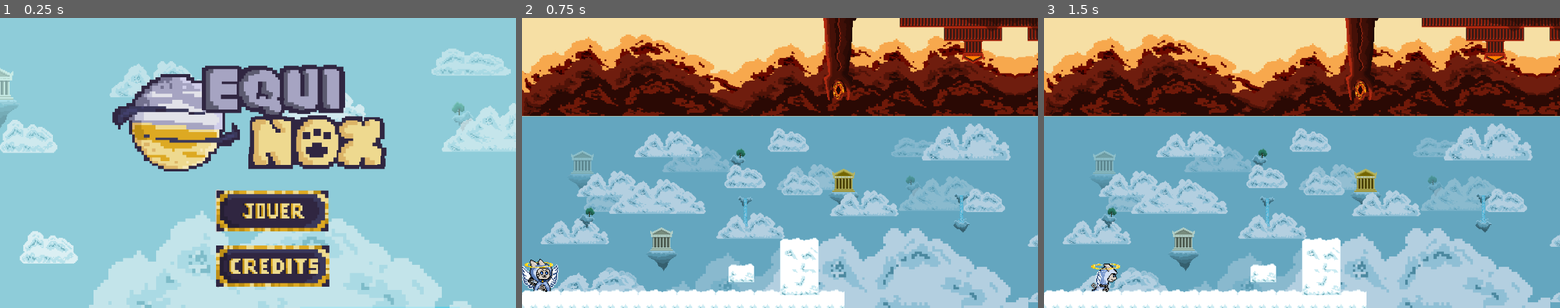
Above: before the commit, frames 1-3 (left to right).
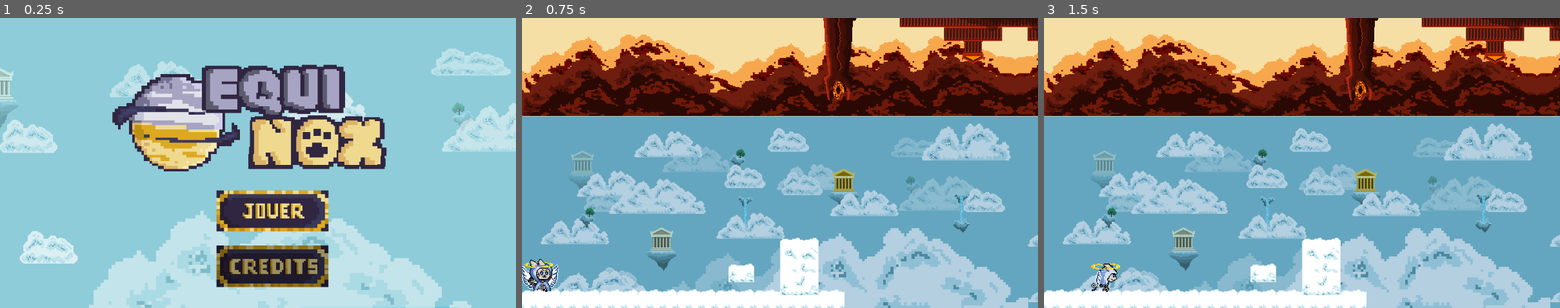
Above: after the commit, the same moments.

Repository: Marguillat/equinox
Game: Godot game, scene res://menu.tscn
The game is run twice, just before and just after one commit, with the same random seed, the same clock (stepped at 60 frames per second) and the same inputs.
Inputs (mouse positions are in pixels of both pictures, inside the frame that each line leads up to; where the layout moved, square brackets give the same spot in the first picture):
- Up to frame 1 (0.25 s): no input
- Up to frame 2 (0.75 s): click (795, 212) [738, 212] at 0.5 s
- Up to frame 3 (1.5 s): tap Enter at 1.25 s; move the mouse to (1415, 148) at 1.27 s; press the mouse at (1415, 148) at 1.28 s; hold D (right) from 1.28 s (still down)

The runs differ from the first frame. In frame 1, 2.0% of the frame differs, in the area x 41-64%, y 59-93%; in frame 2, nothing differs; in frame 3, nothing differs.

Commit message:
button focus

Diff:
--- a/menu.tscn
+++ b/menu.tscn
@@ -19,6 +19,13 @@
 	get_tree().change_scene_to_file(\"res://scene1.tscn\")
 "
 
+[sub_resource type="StyleBoxTexture" id="StyleBoxTexture_n6krf"]
+texture = ExtResource("2_m7mko")
+modulate_color = Color(0.729412, 0.729412, 0.729412, 1)
+
+[sub_resource type="StyleBoxTexture" id="StyleBoxTexture_7ucyo"]
+texture = ExtResource("2_m7mko")
+
 [sub_resource type="GDScript" id="GDScript_u56y2"]
 resource_name = "bouton-focus-controller"
 script/source = "extends Button
@@ -26,6 +33,13 @@
 func _ready():
 	grab_focus()
 "
+
+[sub_resource type="StyleBoxTexture" id="StyleBoxTexture_81tel"]
+texture = ExtResource("4_r3qur")
+modulate_color = Color(0.654902, 0.654902, 0.654902, 1)
+
+[sub_resource type="StyleBoxTexture" id="StyleBoxTexture_kxhog"]
+texture = ExtResource("4_r3qur")
 
 [node name="Menu" type="Control"]
 layout_mode = 3
@@ -70,28 +84,19 @@
 
 [node name="PlayBut" type="Button" parent="VBoxContainer"]
 layout_mode = 2
-size_flags_horizontal = 0
 size_flags_vertical = 3
 theme_override_font_sizes/font_size = 32
+theme_override_styles/normal = SubResource("StyleBoxTexture_n6krf")
+theme_override_styles/focus = SubResource("StyleBoxTexture_7ucyo")
 script = SubResource("GDScript_u56y2")
-
-[node name="Sprite2D" type="Sprite2D" parent="VBoxContainer/PlayBut"]
-texture_filter = 1
-position = Vector2(139, 51)
-scale = Vector2(0.463091, 0.463091)
-texture = ExtResource("2_m7mko")
 
 [node name="CreditBut" type="Button" parent="VBoxContainer"]
 layout_mode = 2
-size_flags_horizontal = 0
 size_flags_vertical = 3
 focus_neighbor_left = NodePath("../PlayBut")
 theme_override_font_sizes/font_size = 32
-
-[node name="Sprite2D" type="Sprite2D" parent="VBoxContainer/CreditBut"]
-position = Vector2(140, 51)
-scale = Vector2(0.468975, 0.468975)
-texture = ExtResource("4_r3qur")
+theme_override_styles/normal = SubResource("StyleBoxTexture_81tel")
+theme_override_styles/focus = SubResource("StyleBoxTexture_kxhog")
 
 [connection signal="pressed" from="VBoxContainer/PlayBut" to="." method="_on_play_but_pressed"]
 [connection signal="pressed" from="VBoxContainer/CreditBut" to="." method="_on_play_but_pressed"]
Not shown: 1 places in menu.tscn that only renumber resources
